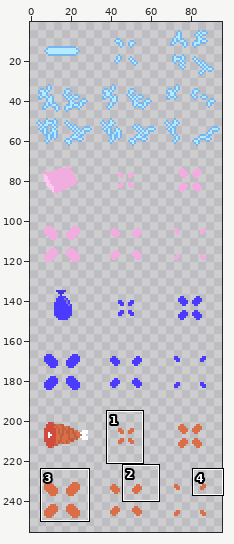
A sprite sheet gets an edit: Assets/Art/Other/projectilesAndEffects.png. Above: a wide view before the commit, with the close-up outlined.
Close-up. Before:
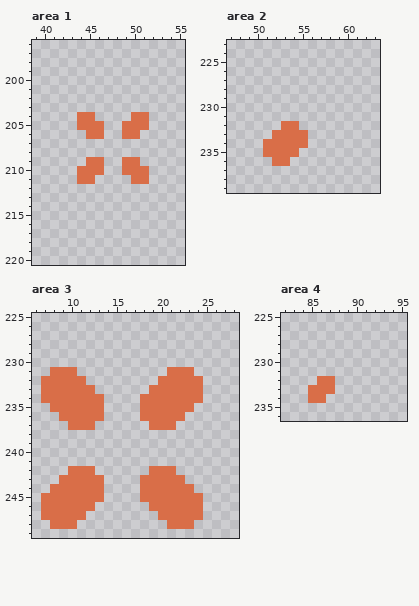
The file is 96x256 pixels. Shown: area 1: x 39..55, y 196..220; area 2: x 47..63, y 223..239; area 3: x 6..28, y 225..249; area 4: x 82..95, y 225..236. The wide view leaves out empty margins. The commit also changed other parts of the picture, which this record leaves out.
The result:
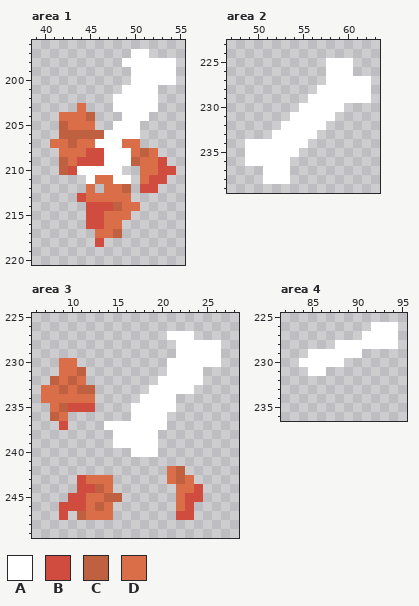
Palette (. is transparent): A #ffffff  B #cf4c3e  C #bf6141  D #d96e48
Difference:
--- area 1
@@ x 39..55 @@
 196 .................
-197 .................
-198 .................
-199 .................
-200 .................
-201 .................
-202 .................
-203 .................
-204 .....DD....DD....
-205 .....DDD..DDD....
-206 ......DD..DD.....
-207 .................
-208 .................
-209 ......DD..DD.....
-210 .....DDD..DDD....
-211 .....DD....DD....
-212 .................
-213 .................
-214 .................
-215 .................
-216 .................
-217 .................
-218 .................
+197 ...........AA....
+198 ..........AAAAAA.
+199 ...........AAAAA.
+200 ...........AAAAA.
+201 ..........AAAA...
+202 .........AAAAA...
+203 .....D...AAAAA...
+204 ...DDDC...AAA....
+205 ...CDDD..AAA.....
+206 ...CCCCCAAAA.....
+207 ..DDCDDAAADD.....
+208 ...DDDBBAAADCD...
+209 ...CDBBBAAACDDB..
+210 ...CBAAAAA..DDBB.
+211 ......ADDAA.DBB..
+212 ......D.DDC.BB...
+213 .....BDDDDD......
+214 ......BBBCDD.....
+215 ......BBDDD......
+216 ......BBDD.......
+217 .......DDC.......
+218 .......B.........
 219 .................
--- area 2
@@ x 47..63 @@
 224 .................
-225 .................
-226 .................
-227 .................
-228 .................
-229 .................
-230 .................
-231 .................
-232 ......DD.........
-233 .....DDDD........
-234 ....DDDDD........
-235 ....DDDD.........
-236 .....DD..........
-237 .................
-238 .................
+225 ...........AAA...
+226 ...........AAA...
+227 ...........AAAAA.
+228 ..........AAAAAA.
+229 .........AAAAAAA.
+230 ........AAAAA....
+231 .......AAAAA.....
+232 ......AAAAA......
+233 .....AAAAA.......
+234 ..AAAAAAA........
+235 ..AAAAAA.........
+236 ..AAAAA..........
+237 ....AAA..........
+238 ....AAA..........
 239 .................
--- area 3
@@ x 6..28 @@
 226 .......................
-227 .......................
-228 .......................
-229 .......................
-230 .......................
-231 ..DDD..........DDD.....
-232 .DDDDD........DDDDD....
-233 .DDDDDD......DDDDDD....
-234 .DDDDDDD....DDDDDDD....
-235 ..DDDDDD....DDDDDD.....
-236 ...DDDDD....DDDDD......
-237 ....DDD......DDD.......
-238 .......................
-239 .......................
-240 .......................
+227 ...............AAA.....
+228 ................AAAAA..
+229 ................AAAAA..
+230 ...DD..........AAAAAA..
+231 ...DDC.........AAAA....
+232 ..CDCD........AAAAA....
+233 .DDCDCC......AAAAA.....
+234 .DDDDDD.....AAAA.......
+235 ..DCBBB....AAAAA.......
+236 ..CD.......AAAA........
+237 ...B....AAAAAAA........
+238 .........AAAAA.........
+239 .........AAAAA.........
+240 ...........AAA.........
 241 .......................
-242 ....DDD......DDD.......
-243 ...DDDDD....DDDDD......
-244 ..DDDDDD....DDDDDD.....
-245 .DDDDDDD....DDDDDDD....
-246 .DDDDDD......DDDDDD....
-247 .DDDDD........DDDDD....
-248 ..DDD..........DDD.....
+242 ...............DC......
+243 .....BDDD......DCD.....
+244 .....BBCD.......DDB....
+245 ....BBDDCC......DBB....
+246 ...BBBDCD.......DB.....
+247 ...B.CDDD.......BB.....
+248 .......................
 249 .......................
--- area 4
@@ x 82..95 @@
 225 ..............
-226 ..............
-227 ..............
-228 ..............
-229 ..............
-230 ..............
-231 ..............
-232 ....DD........
-233 ...DDD........
-234 ...DD.........
+226 ..........AAA.
+227 .........AAAA.
+228 ......AAAAAAA.
+229 ...AAAAAA.....
+230 ..AAAAA.......
+231 ...AA.........
+232 ..............
+233 ..............
+234 ..............
 235 ..............
Changed places in both close-ups, as pixel boxes (x1, y1, x2, y2):
changed: (50, 49, 176, 247)
changed: (245, 58, 371, 184)
changed: (41, 331, 221, 529)
changed: (299, 322, 398, 403)
